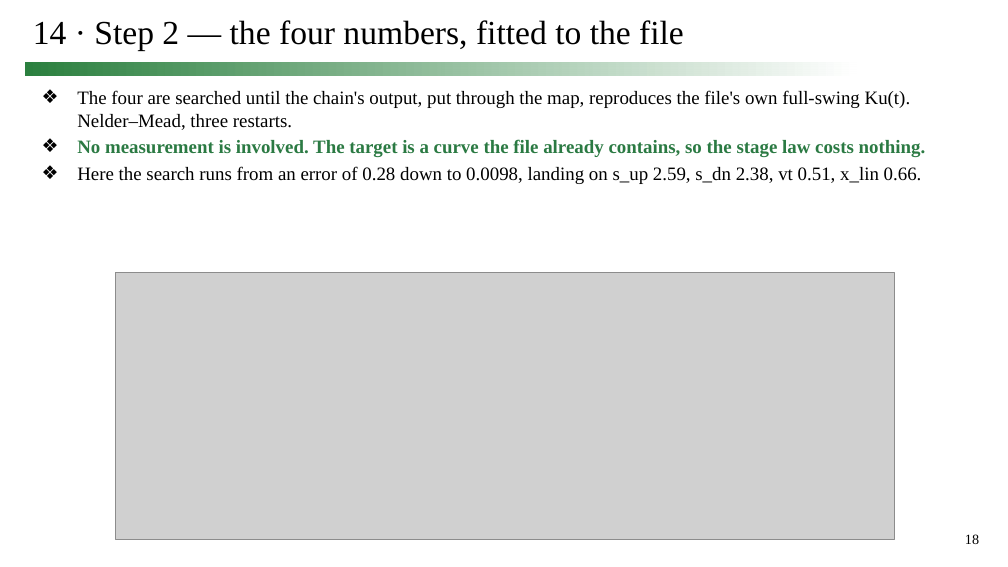
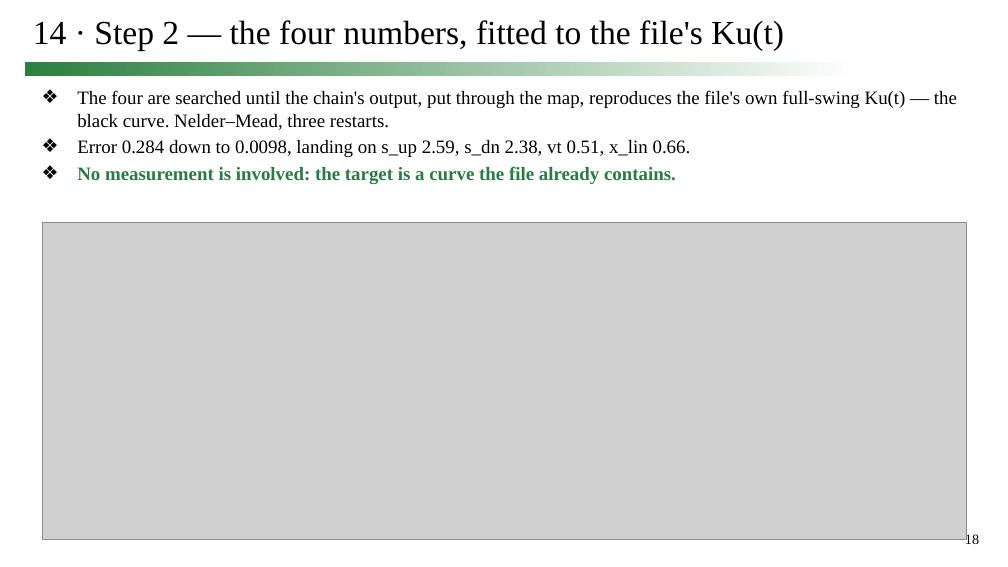
Before and after one commit to simon9721/ibis_comparison, a slide deck: slide 18 of results/meeting_deck_2026-09-24/0924_track1_story.pptx. Drawn at 1008x567 pixels with LibreOffice and Linux fonts; fonts in the diff are those of the drawing; grey boxes stand for pictures. Boxes give left, top, right and bottom in pixels: in the first picture for what was removed or moved away, otherwise in the second. Text is boxed around its words. In the diff, an @@ line names an element or a change of style, - is before the commit and + after.

```diff
--- a/results/meeting_deck_2026-09-24/0924_track1_story.pptx
+++ b/results/meeting_deck_2026-09-24/0924_track1_story.pptx
@@ title at bbox=[33, 20, 784, 51]: text changed @@
-14 · Step 2 — the four numbers, fitted to the file
+14 · Step 2 — the four numbers, fitted to the file's Ku(t)
@@ text at bbox=[77, 90, 957, 184]: text changed @@
-❖ The four are searched until the chain's output, put through the map, reproduces the file's own full-swing Ku(t). Nelder–Mead, three restarts.
-❖ No measurement is involved. The target is a curve the file already contains, so the stage law costs nothing.
-❖ Here the search runs from an error of 0.28 down to 0.0098, landing on s_up 2.59, s_dn 2.38, vt 0.51, x_lin 0.66.
+❖ The four are searched until the chain's output, put through the map, reproduces the file's own full-swing Ku(t) — the black curve. Nelder–Mead, three restarts.
+❖ Error 0.284 down to 0.0098, landing on s_up 2.59, s_dn 2.38, vt 0.51, x_lin 0.66.
+❖ No measurement is involved: the target is a curve the file already contains.
@@ picture: place and size @@
-picture at bbox=[115, 272, 894, 539]
+picture at bbox=[42, 222, 967, 539]
```
Also in this commit, not shown: 10 other slides changed, 3 slides added, 1 slide removed, 9 other files.
